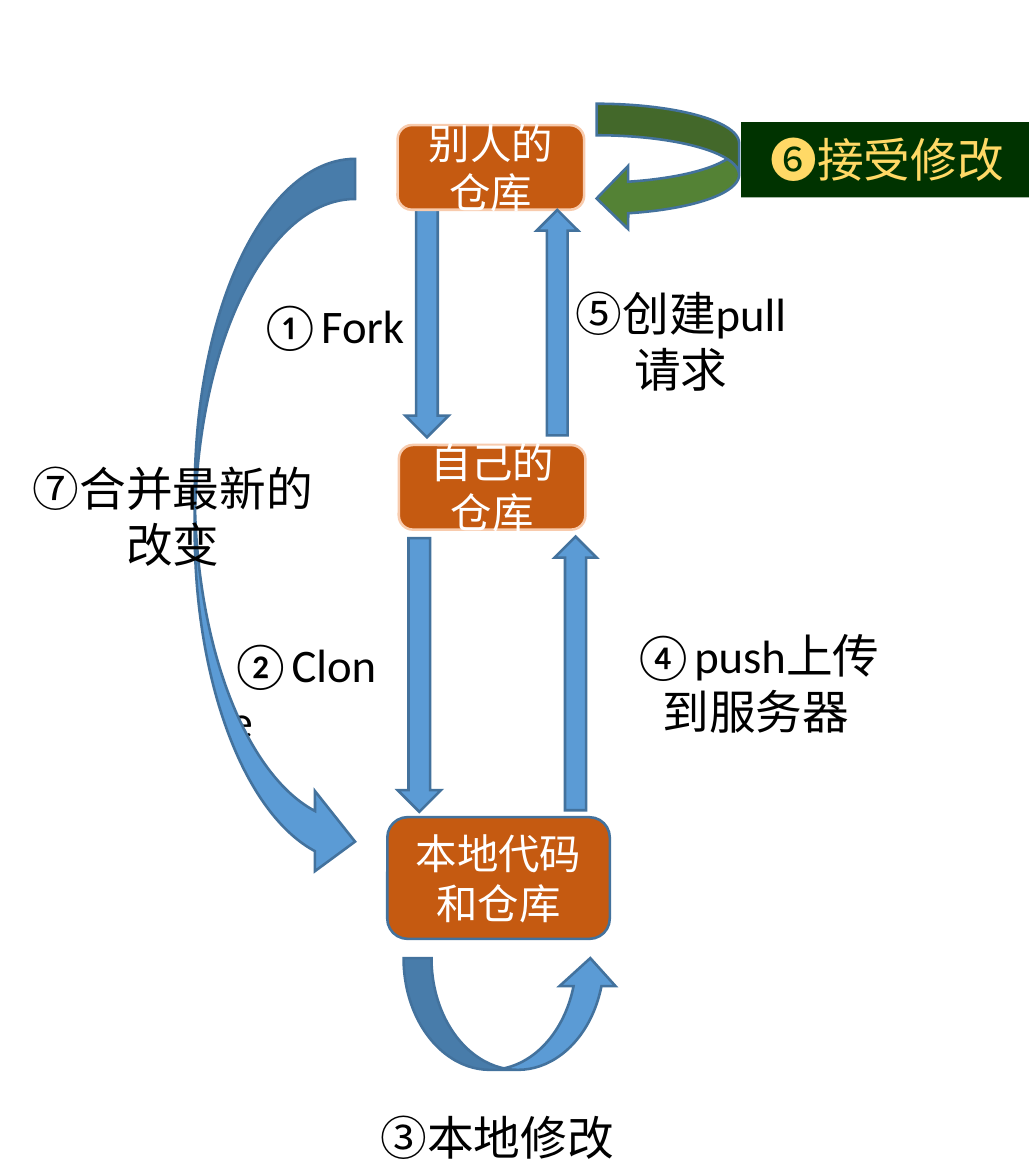
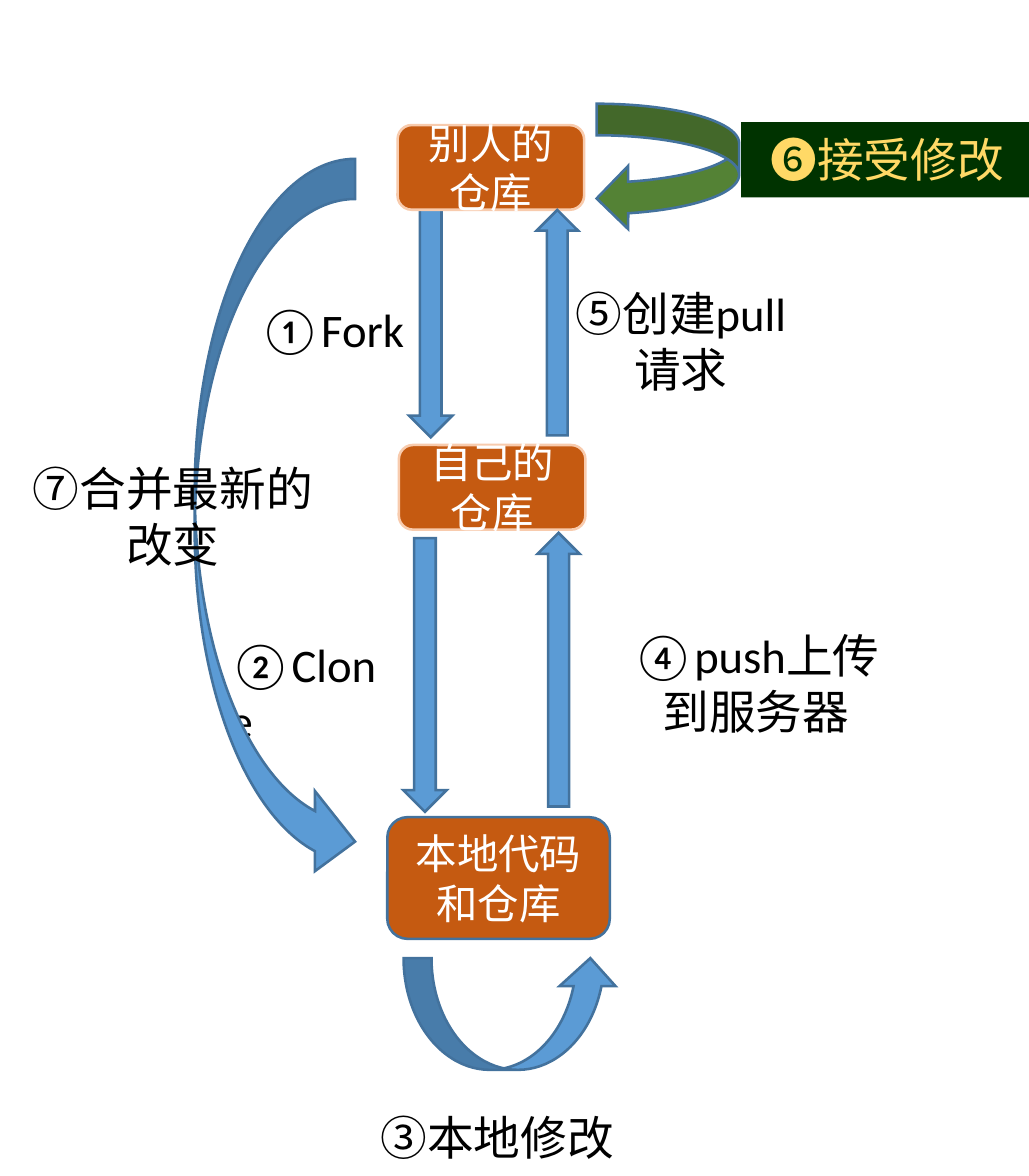
Before and after one commit to bg6cq/learngit, a slide deck: slide 1 of 4/img/process.pptx. Drawn at 1029x1176 pixels with LibreOffice and Linux fonts; fonts in the diff are those of the drawing. Boxes give left, top, right and bottom in pixels: in the first picture for what was removed or moved away, otherwise in the second. Text is boxed around its words. In the diff, an @@ line names an element or a change of style, - is before the commit and + after.

```diff
--- a/4/img/process.pptx
+++ b/4/img/process.pptx
@@ down arrow: place and size @@
-down arrow at (405, 164, 448, 439)
+down arrow at (409, 164, 452, 439)
@@ text "①Fork": place and size @@
-text "①Fork" at (259, 305, 404, 351)
+text "①Fork" at (259, 309, 404, 355)
@@ down arrow: place and size @@
-down arrow at (398, 538, 441, 812)
+down arrow at (403, 538, 446, 812)
@@ up arrow: place and size @@
-up arrow at (555, 536, 598, 811)
+up arrow at (538, 532, 581, 807)
```
Also in this commit, not shown: 1 other file.
